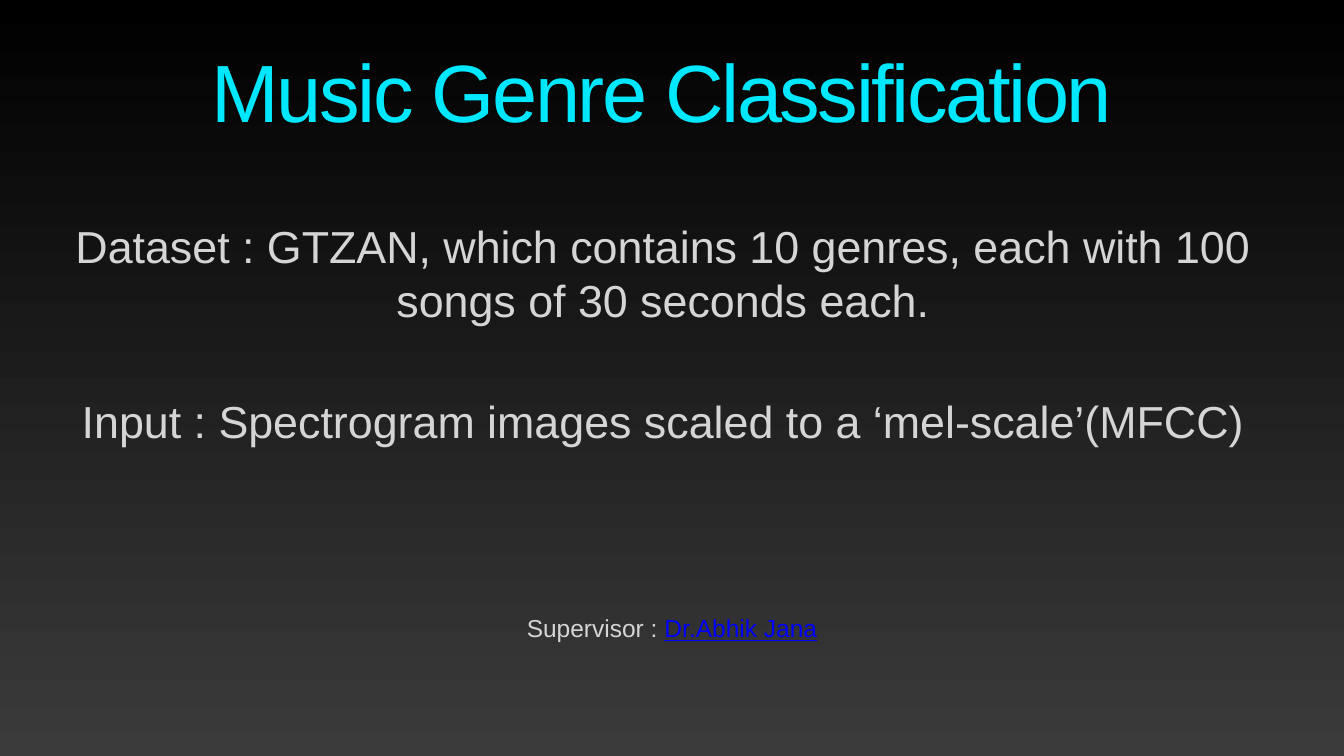
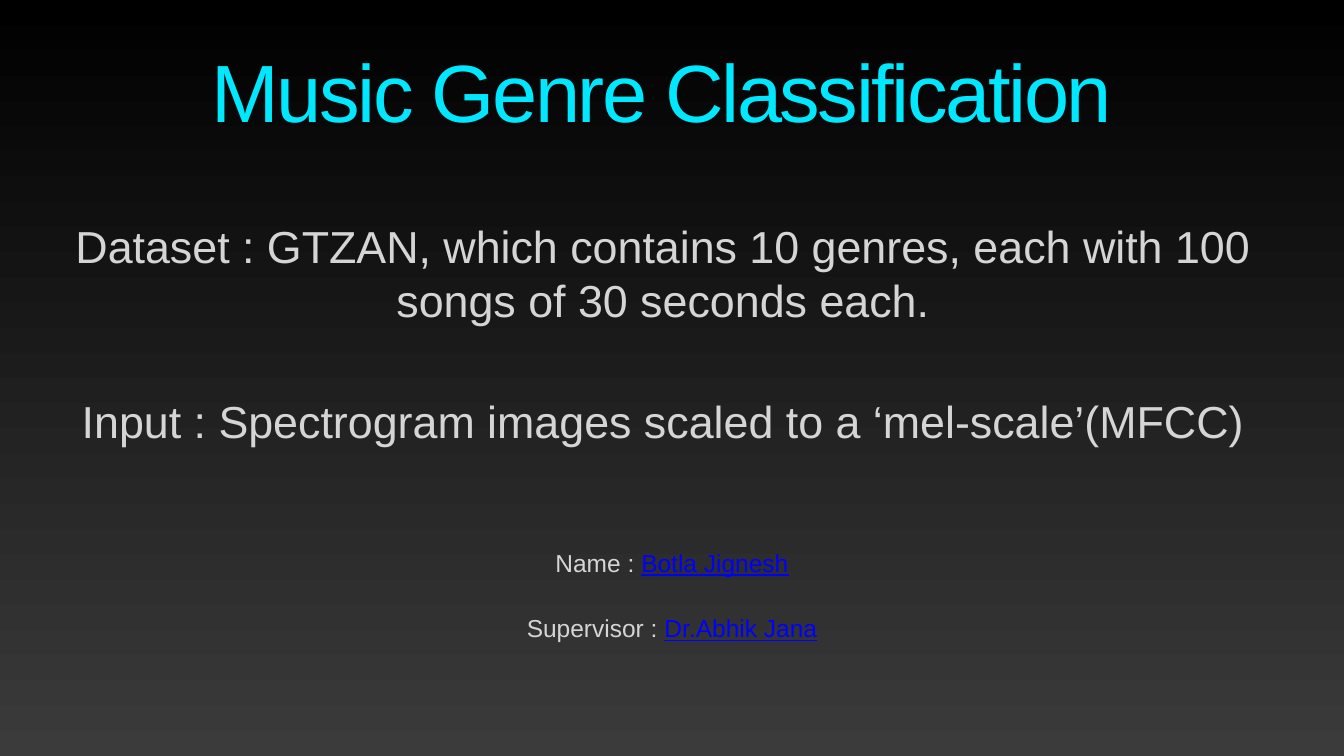
Before and after one commit to JigneshBotla/Music-Genre-Classification, a slide deck: slide 1 of Presentation.pptx. Drawn at 1344x756 pixels with LibreOffice and Linux fonts; fonts in the diff are those of the drawing. Boxes give left, top, right and bottom in pixels: in the first picture for what was removed or moved away, otherwise in the second. Text is boxed around its words. In the diff, an @@ line names an element or a change of style, - is before the commit and + after.

```diff
--- a/Presentation.pptx
+++ b/Presentation.pptx
@@ text added at (x1=555, y1=554, x2=788, y2=577), 35 pt, text #0000FF, underline @@
+Name : Botla Jignesh
```
Also in this commit, not shown: 2 other slides changed, 1 other file.
